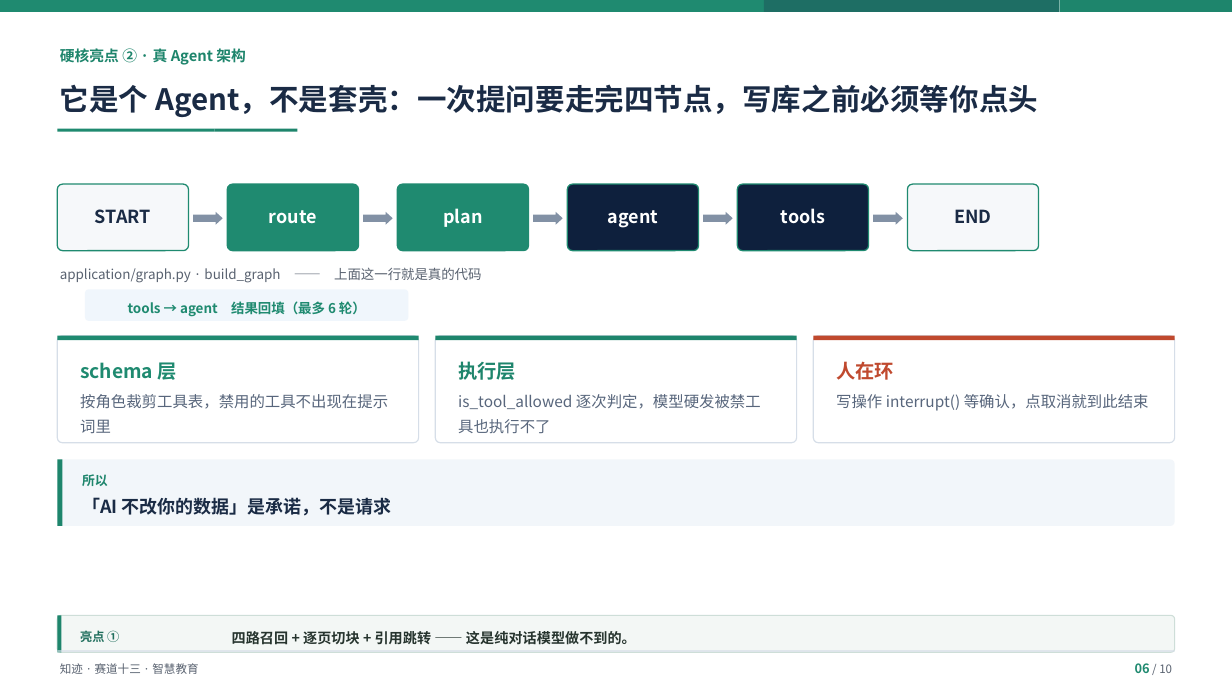
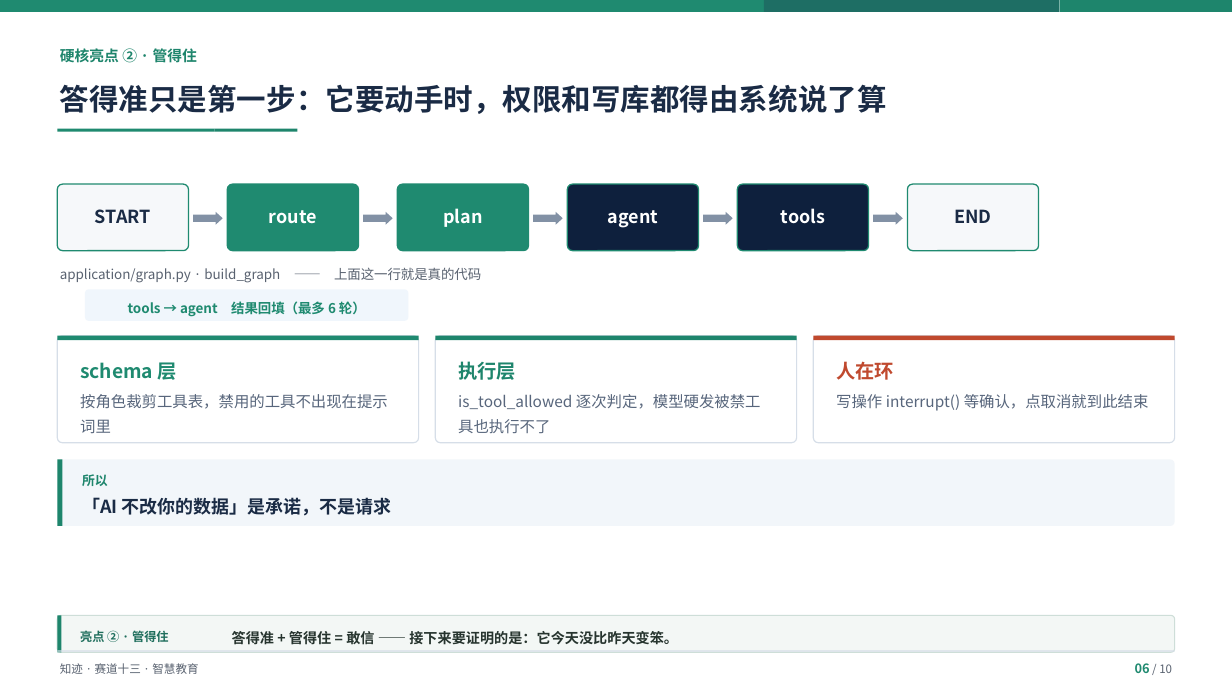
Before and after one commit to Baicaicn23/StudyGraph, a slide deck: slide 6 of docs/作品集/参赛/知迹答辩/知迹答辩.pptx. Drawn at 1232x693 pixels with LibreOffice and Linux fonts; fonts in the diff are those of the drawing. Boxes give left, top, right and bottom in pixels: in the first picture for what was removed or moved away, otherwise in the second. Text is boxed around its words. In the diff, an @@ line names an element or a change of style, - is before the commit and + after.

Commit message:
fix(参赛): 技术段改成递进链（答得准 → 管得住 → 敢信）
核对用户需求后发现缺口：p05/p06 是并列的两个亮点，没有递进关系。
按用户指示不补代码，只补递进：

- p05 kicker 改「答得准」，结论条改「…但模型接下来要动手，这还只是回答问题。」
- p06 标题改「答得准只是第一步：它要动手时，权限和写库都得由系统说了算」，
  kicker 改「管得住」，结论条改「答得准 + 管得住 = 敢信」
- 修编号串位：p05 结论条误写「流程」、p06 误写「亮点 ①」

README 补「技术段是递进的，不是并列的」小节，含完整接缝说明。

```diff
--- a/docs/作品集/参赛/知迹答辩/知迹答辩.pptx
+++ b/docs/作品集/参赛/知迹答辩/知迹答辩.pptx
@@ text at [60,47,197,66]: text changed @@
-硬核亮点 ② · 真 Agent 架构
+硬核亮点 ② · 管得住
@@ text at [60,84,887,114]: text changed @@
-它是个 Agent，不是套壳：一次提问要走完四节点，写库之前必须等你点头
+答得准只是第一步：它要动手时，权限和写库都得由系统说了算
@@ text at [232,629,678,647]: text changed @@
-四路召回 + 逐页切块 + 引用跳转 —— 这是纯对话模型做不到的。
+答得准 + 管得住 = 敢信 —— 接下来要证明的是：它今天没比昨天变笨。
@@ text at [80,630,168,642]: text changed @@
-亮点 ①
+亮点 ② · 管得住
```
Also in this commit, not shown: 1 other slide changed, 2 other files.
